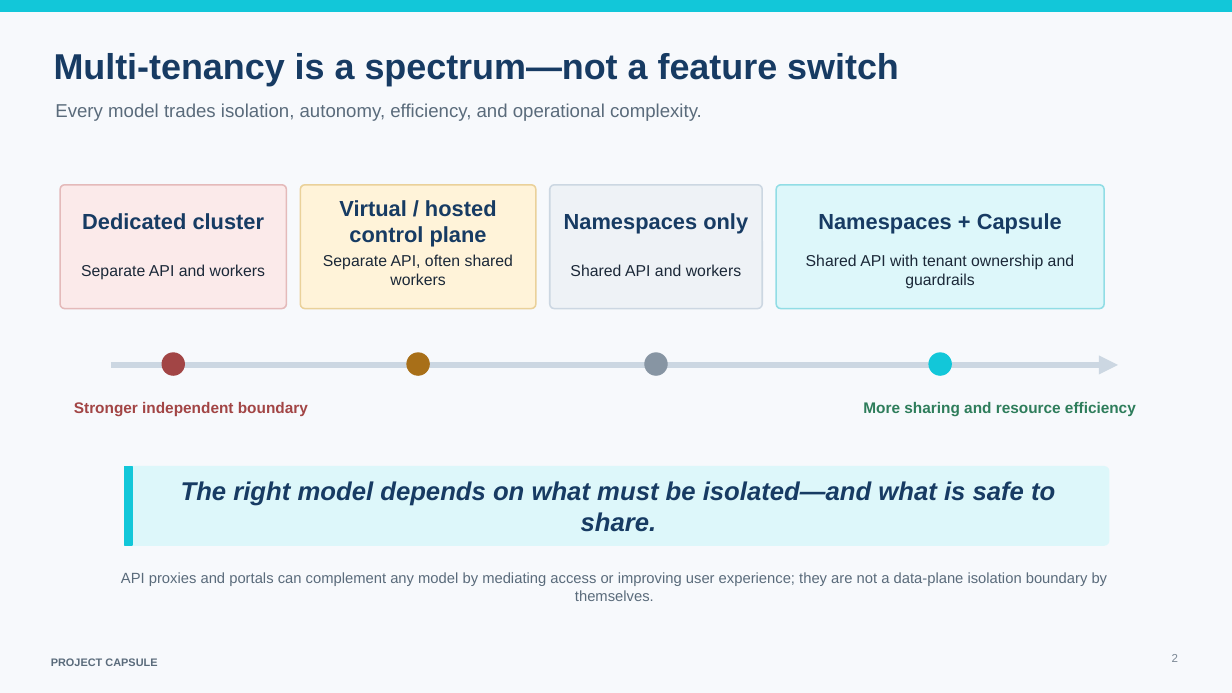
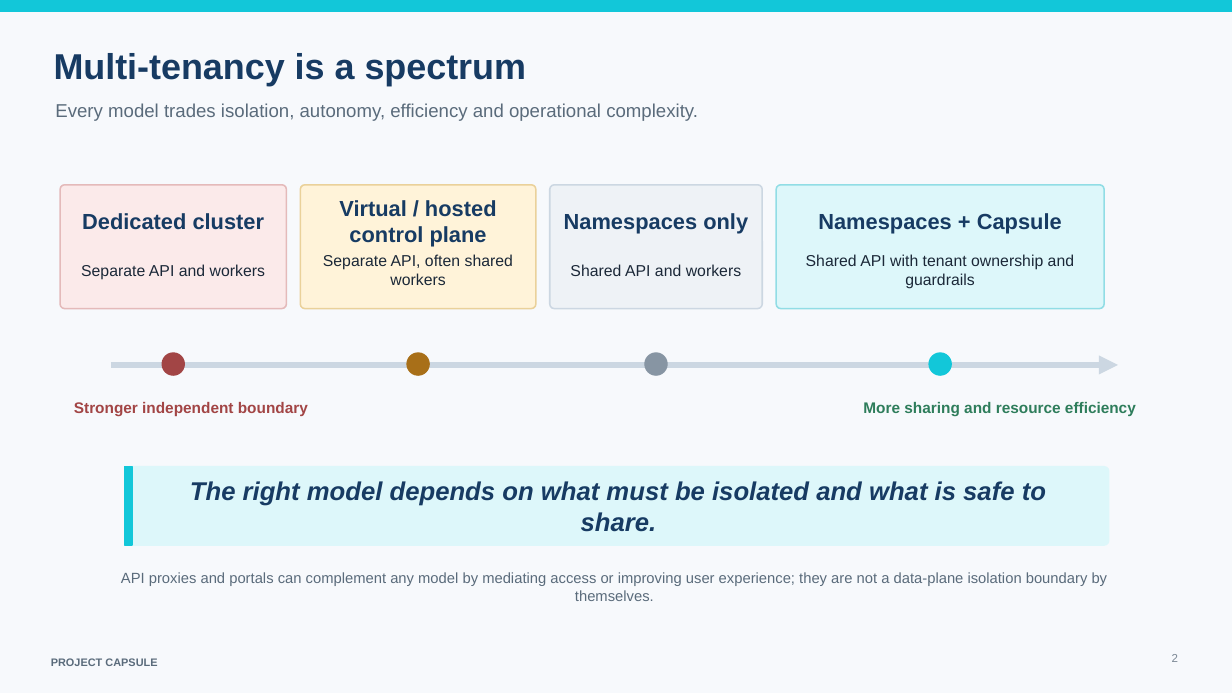
Before and after one commit to projectcapsule/website, a slide deck: slide 2 of presentations/Project_Capsule_Overview.pptx. Drawn at 1232x693 pixels with LibreOffice and Linux fonts; fonts in the diff are those of the drawing. Boxes give left, top, right and bottom in pixels: in the first picture for what was removed or moved away, otherwise in the second. Text is boxed around its words. In the diff, an @@ line names an element or a change of style, - is before the commit and + after.

```diff
--- a/presentations/Project_Capsule_Overview.pptx
+++ b/presentations/Project_Capsule_Overview.pptx
@@ text at <box>54,53,527,85</box>: text changed @@
-Multi-tenancy is a spectrum—not a feature switch
+Multi-tenancy is a spectrum
@@ text at <box>55,103,698,121</box>: text changed @@
-Every model trades isolation, autonomy, efficiency, and operational complexity.
+Every model trades isolation, autonomy, efficiency and operational complexity.
@@ text at <box>190,481,1046,532</box>: text changed @@
-The right model depends on what must be isolated—and what is safe to share.
+The right model depends on what must be isolated and what is safe to share.
```
Also in this commit, not shown: 7 other slides changed, 2 slides added.
